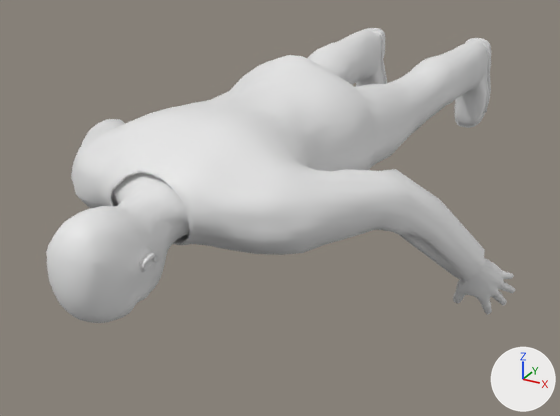
Before and after pictures for a commit that changed the FBX model EmodiaQuest/EmodiaQuest/EmodiaQuestContent/fbxContent/NPC/NPC_male_idle.fbx.
Rendered twice from a 50 mm camera at (0.019, -0.0577, 0.013) aimed at (-0.0005, -0.0223, -0.0047). The axes (+X, +Y, +Z) are drawn at lower right. The lights are the same throughout. Where no turn or scale is listed for an object, it has been applied to the vertices. Vertices at the same position are counted once.

Names of what the first picture shows: 'NPC_body', 'NPC_body_lowPoly', 'NPC_hose', 'NPC_schuhe', 'NPC_shirt'.
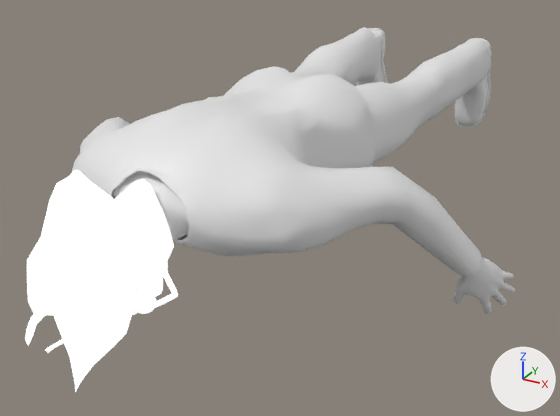
Changed parts and their boxes [x1, y1, x2, y2] in the pictures (560 x 416 px):
'NPC_shirt', reshaped (7% shorter): before [71, 55, 485, 280]; after [72, 66, 481, 276]
'Helm_1', added: after [25, 170, 178, 393]
'Schlauch_1', added: after [122, 207, 178, 307]
'NPC_body', unchanged, covered by the edit: before [47, 173, 515, 323]; after [112, 171, 515, 315]
'NPC_body_lowPoly', unchanged, covered by the edit: before [46, 81, 514, 320]; after [112, 81, 514, 310]

The edits, one by one:
Material 'unnamed.001' (mat_unnamed_001) is new.
Its base color is (0.8, 0.8, 0.8) (white #e7e7e7).
Its roughness is 0.106.
Its emission color is (0.8, 0.8, 0.8) (white #e7e7e7).
Its emission strength is 1.0.
Material 'unnamed' (mat_unnamed) is new.
Its base color is (0.8, 0.8, 0.8) (white #e7e7e7).
Its roughness is 0.106.
Its emission color is (0.8, 0.8, 0.8) (white #e7e7e7).
Its emission strength is 1.0.
me_mesh_006 is used by ob_npc_shirt; location (0.0, 0.0, 0.0).
me_mesh_006 had 1820 vertices, 1824 faces and spanned x -0.0118..0.0118, y -0.0344..-0.0206, z -0.005..0.0038.
me_mesh_006 now has 1820 vertices, 1824 faces and spans x -0.0117..0.0116, y -0.0343..-0.0205, z -0.0048..0.0031.
me_mesh_006 part 1: 1560 of 1820 vertices moved; they spanned x -0.0118..0.0118, y -0.0344..-0.0206, z -0.005..0.0038 and now span x -0.0117..0.0116, y -0.0343..-0.0205, z -0.0048..0.0031; mean shift (0.0, 0.0, 0.0); largest move (0.0001, -0.021, 0.0038) -> (0.0001, -0.0208, 0.0026).
Mesh me_mesh_001_1 is new.
It has 3456 vertices, 3360 faces and spans x -0.00189..0.00189, y -0.03666..-0.03478, z -0.00431..0.00109.
It uses material mat_unnamed_001 (white #e7e7e7).
Mesh me_mesh_1 is new.
It has 4155 vertices, 4128 faces and spans x -0.00239..0.00239, y -0.04134..-0.03395, z -0.00576..0.00309.
It uses material mat_unnamed (white #e7e7e7).
Object 'Schlauch_1' (ob_schlauch_1) is new; it shows me_mesh_001_1.
Its location is (0.0, 0.0, 0.0).
Object 'Helm_1' (ob_helm_1) is new; it shows me_mesh_1.
Its location is (0.0, 0.0, 0.0).
